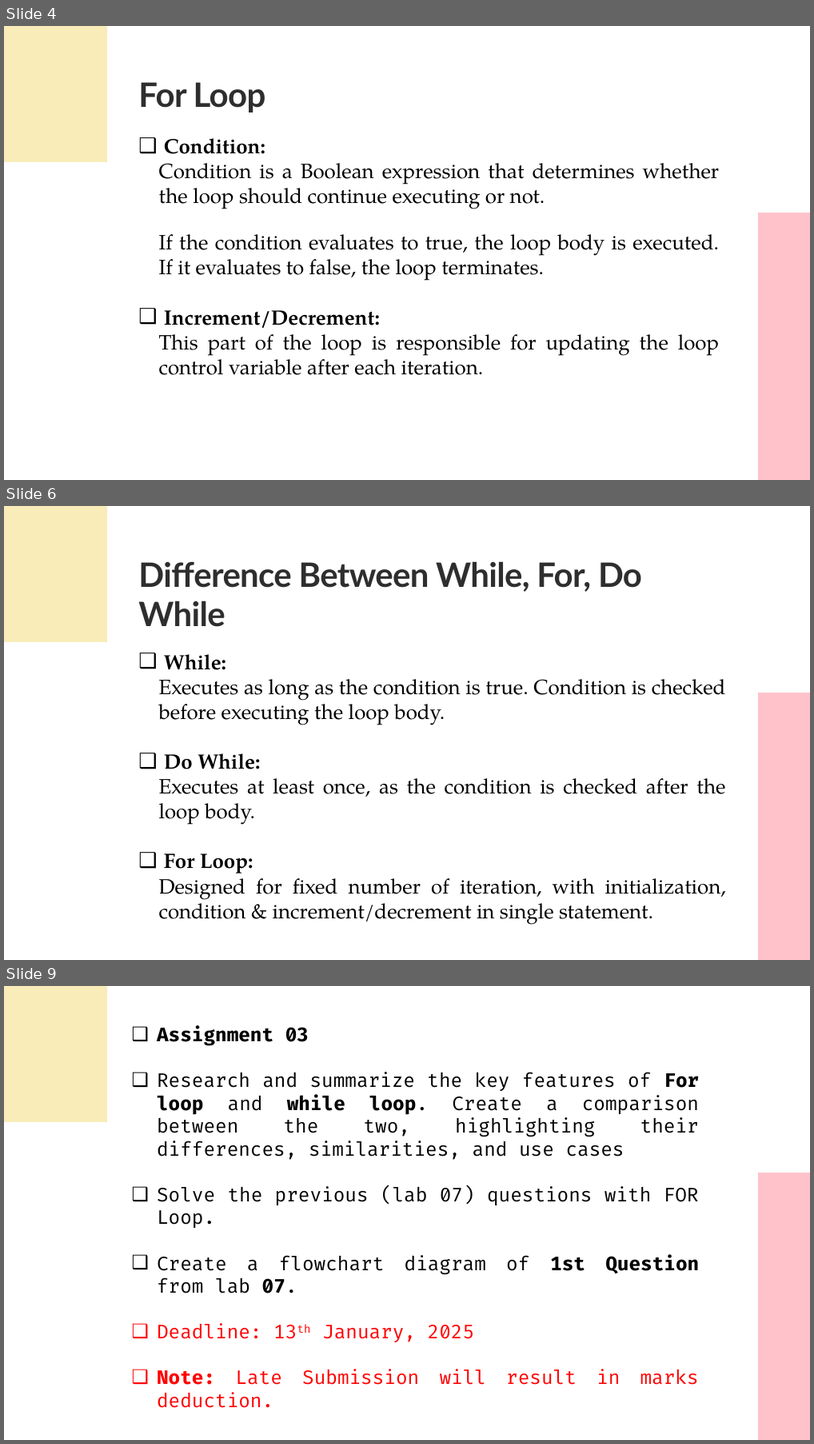
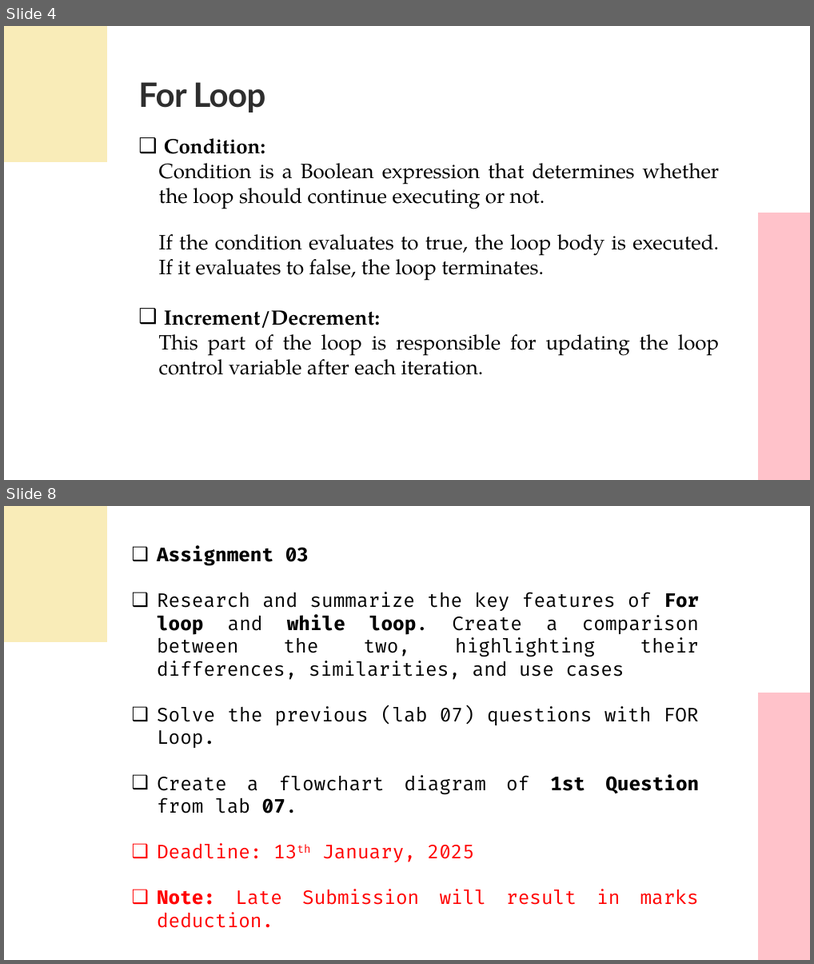
Before and after one commit to UKhayam/Programming-Fundamentals, a slide deck: PF-Lecture-06.pptx. Shown one above the other, each under a label of ours: slides 4, 6 and 9 before the commit, slides 4 and 8 after it; the slides between them are not shown. The pictures are 814x1444 and 814x964 pixels, drawn with LibreOffice and Linux fonts; fonts in the diff are those of the drawing. Boxes give left, top, right and bottom in pixels: in the first picture for what was removed or moved away, otherwise in the second. Text is boxed around its words. In the diff, an @@ line names an element or a change of style, - is before the commit and + after.

```diff
--- a/PF-Lecture-06.pptx
+++ b/PF-Lecture-06.pptx
@@ slide 6 removed at box(4, 506, 810, 960), background #FFFFFF @@
@@ freeform shape removed at box(4, 506, 107, 642) @@
@@ text removed at box(138, 561, 642, 627) @@
-Difference Between While, For, Do While
@@ text removed at box(159, 654, 726, 924) @@
-❑ While:
-  Executes as long as the condition is true. Condition is checked before executing the loop body.
-❑ Do While:
-  Executes at least once, as the condition is checked after the loop body.
-❑ For Loop:
-  Designed for fixed number of iteration, with initialization, condition & increment/decrement in single statement.
@@ freeform shape removed at box(758, 692, 810, 960) @@
@@ what was slide 9 is now slide 8 @@
```
Also in this commit, not shown: 3 slides changed, 1 other file.
